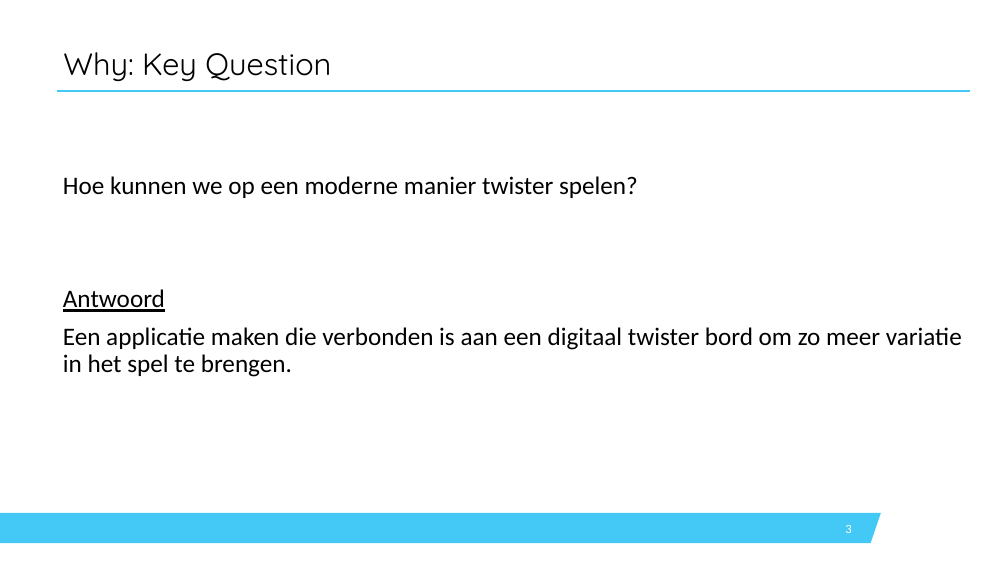
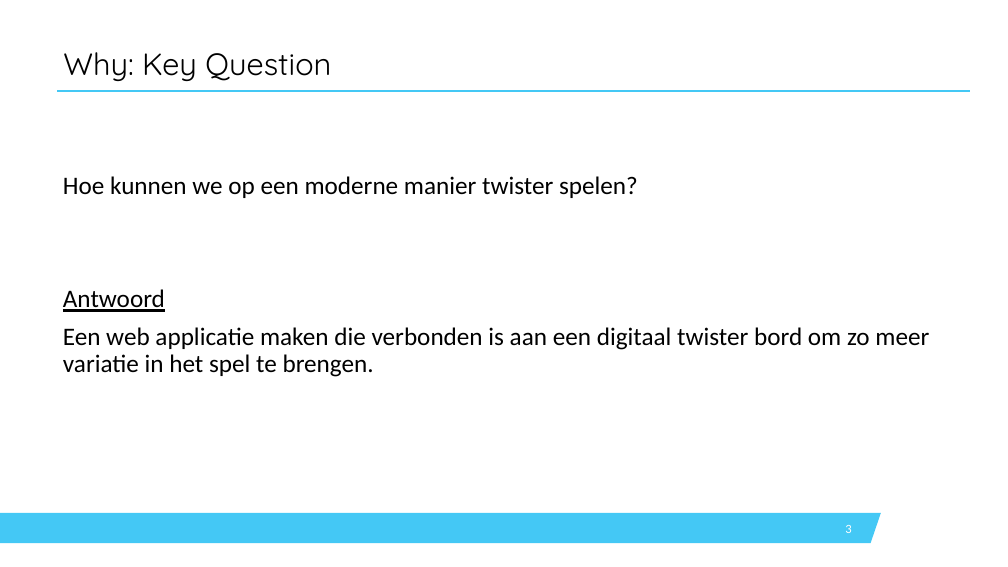
Before and after one commit to SoensJakob/Team-Project-Twister-2.0, a slide deck: slide 3 of Documents/13-11-2020_Presentatie.pptx. Drawn at 1008x567 pixels with LibreOffice and Linux fonts; fonts in the diff are those of the drawing; background and template pictures are left out. Boxes give left, top, right and bottom in pixels: in the first picture for what was removed or moved away, otherwise in the second. Text is boxed around its words. In the diff, an @@ line names an element or a change of style, - is before the commit and + after.

```diff
--- a/Documents/13-11-2020_Presentatie.pptx
+++ b/Documents/13-11-2020_Presentatie.pptx
@@ text at [63, 327, 929, 377]: text changed @@
-Een applicatie maken die verbonden is aan een digitaal twister bord om zo meer variatie in het spel te brengen.
+Een web applicatie maken die verbonden is aan een digitaal twister bord om zo meer variatie in het spel te brengen.
```
Also in this commit, not shown: 4 other slides changed, 1 other file.
